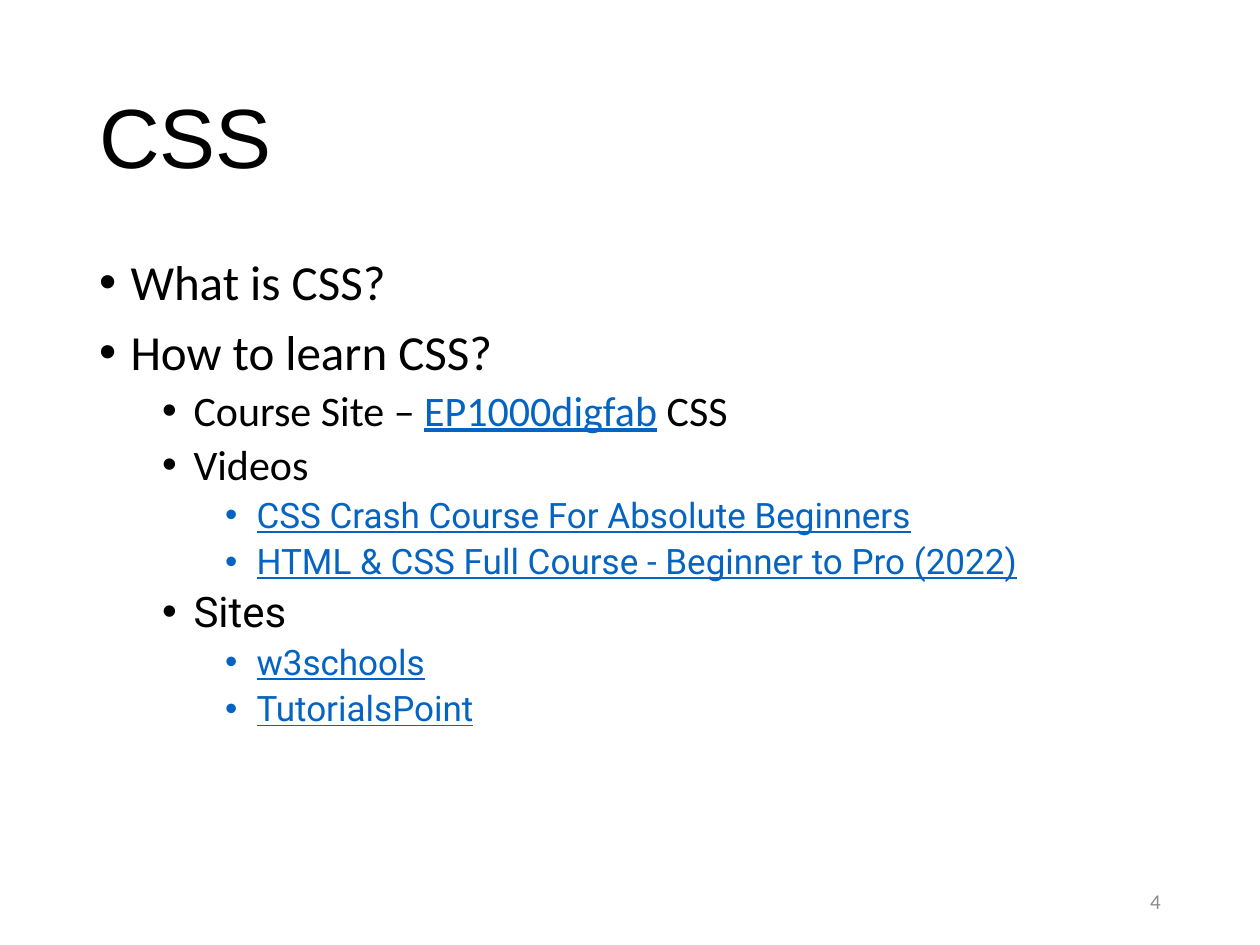
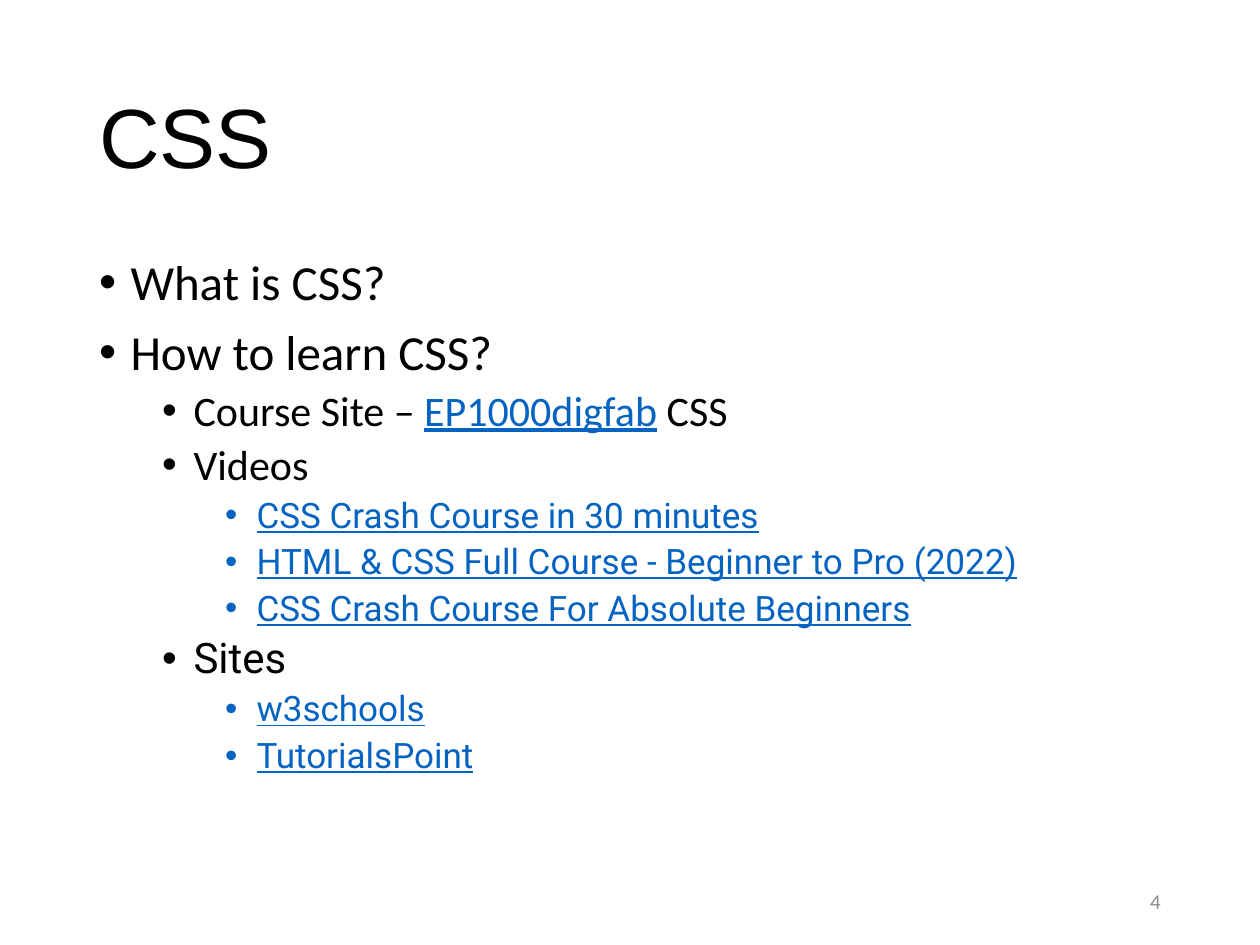
Before and after one commit to skeatz/ep1000digfab, a slide deck: slide 4 of reviews/2022-05-02.pptx. Drawn at 1260x945 pixels with LibreOffice and Linux fonts; fonts in the diff are those of the drawing; background and template pictures are left out. Boxes give left, top, right and bottom in pixels: in the first picture for what was removed or moved away, otherwise in the second. Text is boxed around its words. In the diff, an @@ line names an element or a change of style, - is before the commit and + after.

```diff
--- a/reviews/2022-05-02.pptx
+++ b/reviews/2022-05-02.pptx
@@ text at box(257, 501, 1017, 582): paragraphs added @@
+    • CSS Crash Course in 30 minutes
+    • HTML & CSS Full Course - Beginner to Pro (2022)
```
Also in this commit, not shown: 1 other slide changed, 1 slide added, 1 other file.
